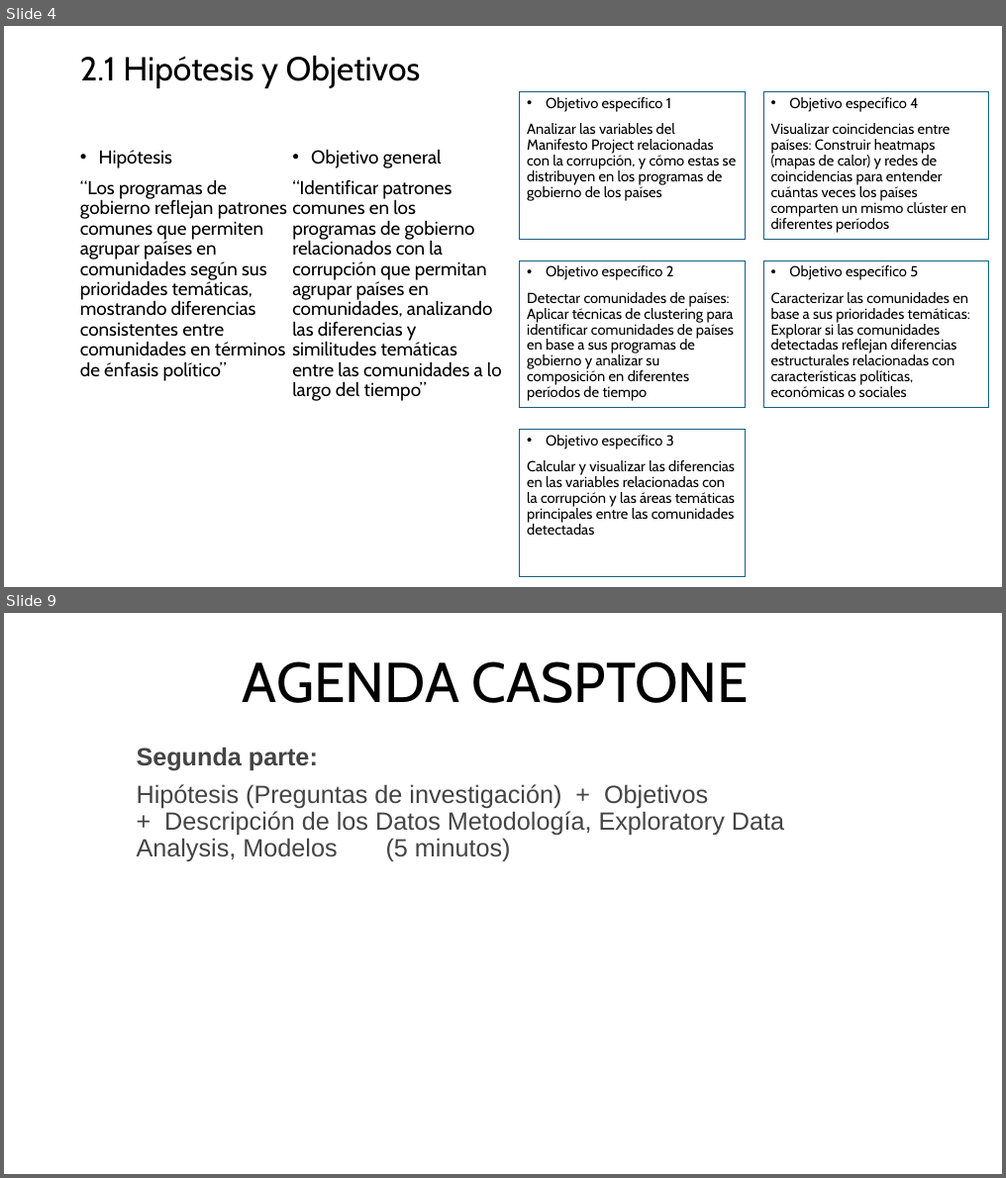
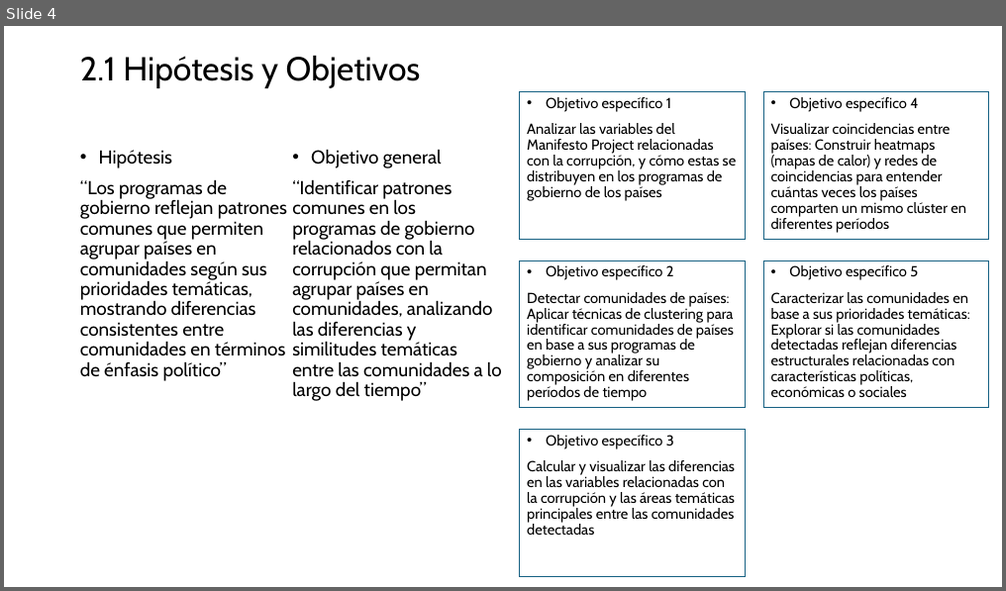
Before and after one commit to MatiasBunsterRaby/Capstone_git, a slide deck: Pres Capstone MBunster 2.pptx. Shown one above the other, each under a label of ours: slides 4 and 9 before the commit, slide 4 after it; the slides between them are not shown. The pictures are 1006x1178 and 1006x591 pixels, drawn with LibreOffice and Linux fonts; fonts in the diff are those of the drawing. Boxes give left, top, right and bottom in pixels: in the first picture for what was removed or moved away, otherwise in the second. Text is boxed around its words. In the diff, an @@ line names an element or a change of style, - is before the commit and + after.

```diff
--- a/Pres Capstone MBunster 2.pptx
+++ b/Pres Capstone MBunster 2.pptx
@@ slide 9 removed at [4,613,1002,1174], background #FFFFFF @@
@@ title removed at [243,662,748,703] @@
-AGENDA CASPTONE
@@ subtitle removed at [137,747,784,862] @@
-Segunda parte:
-Hipótesis (Preguntas de investigación) + Objetivos + Descripción de los Datos Metodología, Exploratory Data Analysis, Modelos (5 minutos)
```
Also in this commit, not shown: 4 slides changed, 38 slides added, 2 other slides removed, 2 other files.
